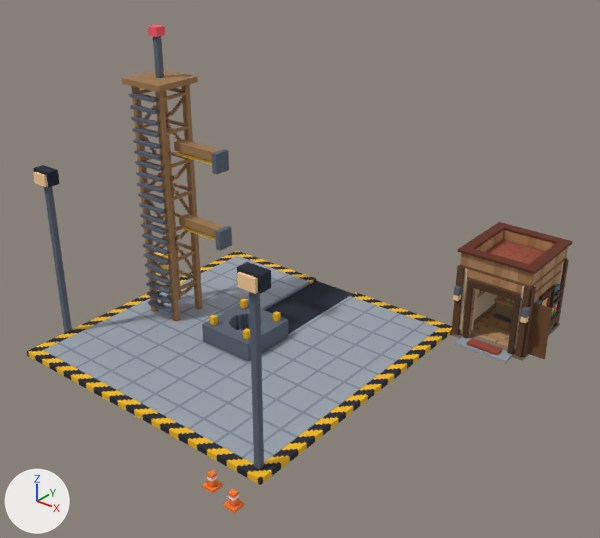
What one commit did to the glTF model assets/campus/pad/pad_e1_l1.glb.
Camera for both pictures: a camera (50 mm lens) standing at (17.9, -19.2, 15.7) and looking at (2.1, 0.5, 3.4). The axes (+X, +Y, +Z) are drawn at lower left. The lights are the same throughout. The older version comes first. Vertices at exactly the same position are counted once.

Objects in the first picture: 'Base', 'CutPX', 'CutPZ', 'CutRoof' and 2 more.
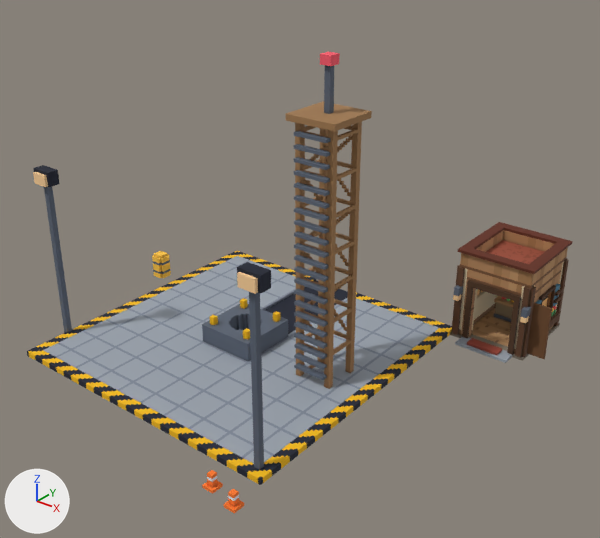
Pixel boxes (x1, y1, x2, y2) of what changed, in the pictures (600 x 538 px):
'Base', reshaped: before (27, 25, 562, 514); after (27, 52, 562, 514)
part 1 of me_base, deleted: before (174, 139, 229, 175)
part 2 of me_base, deleted (brown): before (56, 25, 251, 358)
part 3 of me_base, added (brown): after (275, 52, 372, 395)

The change, as a diff of the scene's bpy script:
```diff
--- a/assets/campus/pad/pad_e1_l1.glb.py
+++ b/assets/campus/pad/pad_e1_l1.glb.py
@@ me_base @@
 # used by ob_base; location = (0.0, 0.0, 0.0)
-me_base.from_pydata(...)  # 6530 vertices, 9594 faces; spans x -6.9..9.0, y -6.8..8.7, z 0.0..10.9
+me_base.from_pydata(...)  # 6406 vertices, 9410 faces; spans x -6.9..9.0, y -6.8..8.7, z 0.0..10.9
+# me_base part 1: the loose piece of 60 vertices spanning x -2.9..-0.8, y -0.3..0.3, z 6.4..7.1 is deleted
+# me_base part 2: 3241 vertices removed from x -4.5..-0.8, y -1.1..1.0, z 0.2..10.9
+# me_base part 3: 3177 vertices added at x 2.7..4.5, y -1.1..1.0, z 0.2..10.9
 me_base.materials.append(mat_campus_voxel)
```
